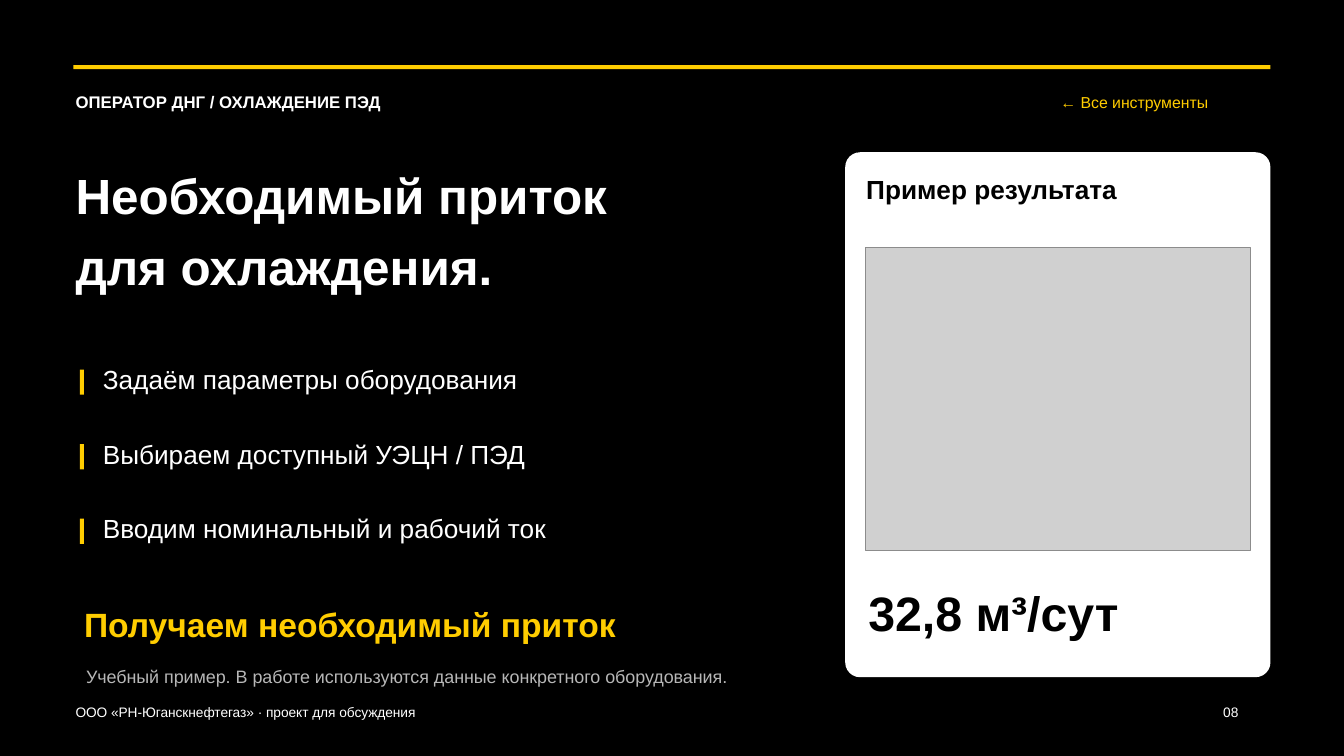
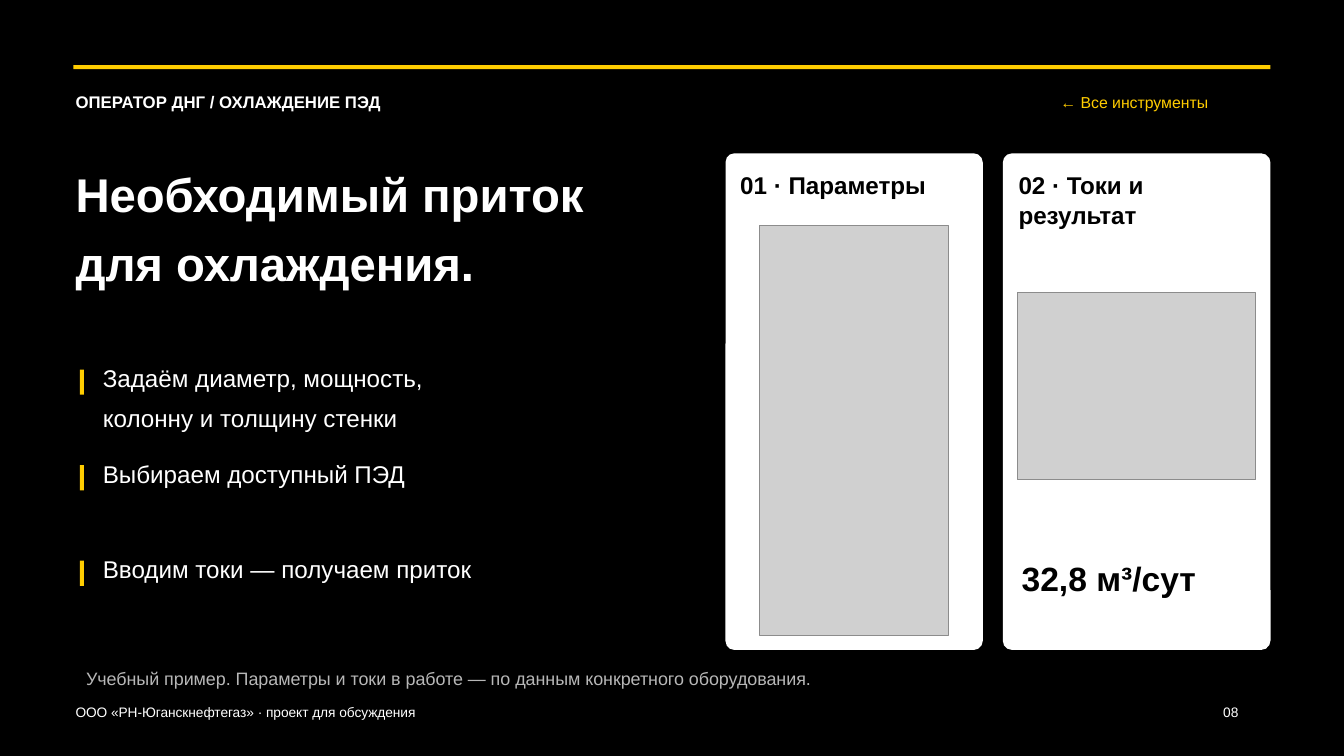
Before and after one commit to kkmusa/sanich6-ios-pwa, a slide deck: slide 8 of presentation/operator-dng-revision2/OperatorDNG_Presentation_Revision2.pptx. Drawn at 1344x756 pixels with LibreOffice and Linux fonts; fonts in the diff are those of the drawing; grey boxes stand for pictures. Boxes give left, top, right and bottom in pixels: in the first picture for what was removed or moved away, otherwise in the second. Text is boxed around its words. In the diff, an @@ line names an element or a change of style, - is before the commit and + after.

```diff
--- a/presentation/operator-dng-revision2/OperatorDNG_Presentation_Revision2.pptx
+++ b/presentation/operator-dng-revision2/OperatorDNG_Presentation_Revision2.pptx
@@ text "Необходимый приток" at box(76, 176, 583, 290): size 35.2 to 33.8 pt @@
@@ rounded rectangle added at box(726, 153, 983, 650), fill #FFFFFF @@
@@ text added at box(740, 177, 926, 199), 17.2 pt, text #000000, bold @@
+01 · Параметры
@@ rounded rectangle: place and size @@
-rounded rectangle at box(846, 152, 1271, 678)
+rounded rectangle at box(1003, 153, 1271, 650)
@@ text added at box(1019, 177, 1144, 229), 17.2 pt, text #000000, bold @@
+02 · Токи и результат
@@ text removed at box(866, 181, 1116, 205) @@
-Пример результата
@@ picture added at box(760, 226, 950, 635) @@
@@ picture removed at box(865, 248, 1250, 551) @@
@@ picture added at box(1017, 293, 1255, 481) @@
@@ text removed at box(103, 370, 517, 395) @@
-Задаём параметры оборудования
@@ text added at box(103, 370, 422, 432), 17.2 pt, text #FFFFFF @@
+Задаём диаметр, мощность,
+колонну и толщину стенки
@@ rectangle: place and size @@
-rectangle at box(80, 445, 84, 470)
+rectangle at box(80, 465, 84, 490)
@@ text at box(103, 465, 404, 488): text changed; size 18.8 to 17.2 pt @@
-Выбираем доступный УЭЦН / ПЭД
+Выбираем доступный ПЭД
@@ text removed at box(103, 518, 546, 544) @@
-Вводим номинальный и рабочий ток
@@ rectangle: place and size @@
-rectangle at box(80, 519, 84, 544)
+rectangle at box(80, 561, 84, 586)
@@ text at box(103, 561, 471, 583): text changed; size 24 to 17.2 pt; text colour #FFCD00 to #FFFFFF; bold off @@
-Получаем необходимый приток
+Вводим токи — получаем приток
@@ text "32,8 м³/сут": place and size @@
-text "32,8 м³/сут" at box(868, 596, 1119, 640)
+text "32,8 м³/сут" at box(1022, 566, 1196, 598)
@@ text "32,8 м³/сут" at box(1022, 566, 1196, 598): size 34.5 to 24 pt @@
@@ text at box(86, 671, 811, 689): text changed @@
-Учебный пример. В работе используются данные конкретного оборудования.
+Учебный пример. Параметры и токи в работе — по данным конкретного оборудования.
```
Also in this commit, not shown: 1 other slide changed, 4 other files.
